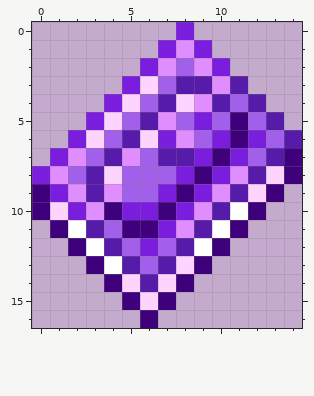
Edited in one commit: pixel-art sprite (Items/Magic/True_Demoncicle.png). The first picture shows the starting point.
The file is 30x34 pixels, drawn in blocks of 2x2; one block is one cell here.
New version:
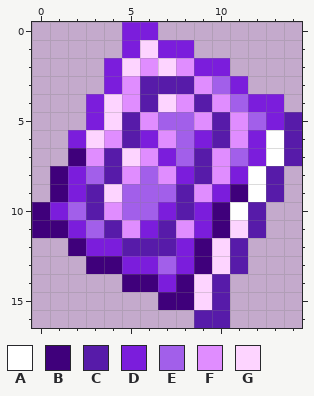
Palette (. is transparent): A #ffffff  B #3f007b  C #571ba9  D #7b1ddc  E #a25fea  F #e08dff  G #fdd4ff
The exact change:
Changed rows in their new state; - is an unchanged pixel.
first column x 0:
 0 -----DD-.------
 1 -----DG-D.-----
 2 ----DGFGFD-----
 3 ----DFCC-FED---
 4 ---DGFCGFCF-DD-
 5 -----CFE-FCF-DC
 6 ----F-DFEDCF-A-
 7 -.BF-GFDECFEDAC
 8 .BDECF-F-CFDAC.
 9 .BD-G--ECFDBAC-
10 -DECFEEDCDB-C--
11 B-DECFDC-DBGC--
12 ---DDCCCDBGC---
13 ----BDDED-GC---
14 ----.BBD-GC----
15 -----..-BGC----
16 ------.--CC----
Pixel boxes of the changes (left, top, right, bottom) in both pictures:
changed: (32, 22, 302, 328)
